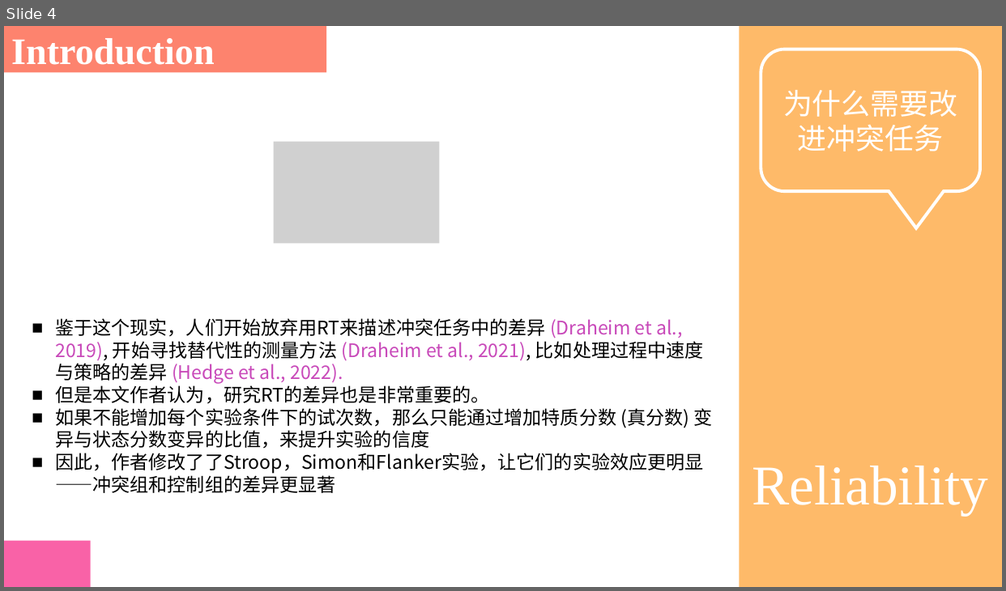
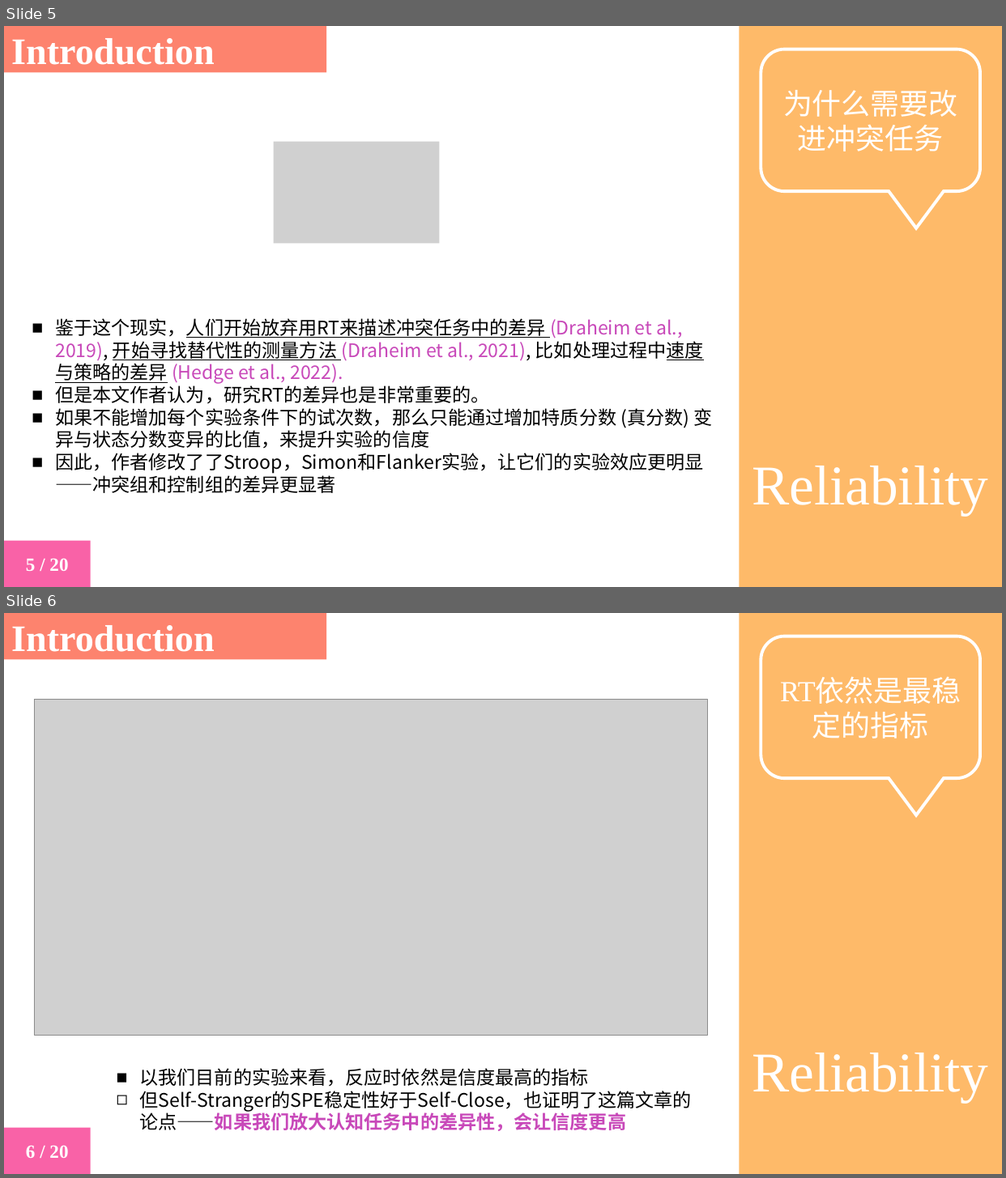
Before and after one commit to yuki-961004/Presentation, a slide deck: 230525_Reliability/2023_Nature_Kucina.pptx. Shown one above the other, each under a label of ours: slide 4 before the commit, slides 5 and 6 after it. The pictures are 1006x591 and 1006x1178 pixels, drawn with LibreOffice and Linux fonts; fonts in the diff are those of the drawing; grey boxes stand for pictures. Boxes give left, top, right and bottom in pixels: in the first picture for what was removed or moved away, otherwise in the second. Text is boxed around its words. In the diff, an @@ line names an element or a change of style, - is before the commit and + after.

Commit message:
reliability done

```diff
--- a/230525_Reliability/2023_Nature_Kucina.pptx
+++ b/230525_Reliability/2023_Nature_Kucina.pptx
@@ slide 6 added at (x1=4, y1=613, x2=1002, y2=1174), background #FFFFFF @@
@@ rectangle added at (x1=4, y1=613, x2=326, y2=659), fill #FD836E, 36 pt, text #FFFFFF, bold @@
+Introduction
@@ rectangle added at (x1=739, y1=613, x2=1002, y2=1174), fill #FEBA69, 54 pt, text #FFFFFF @@
+Reliability
@@ rounded speech box added at (x1=761, y1=636, x2=980, y2=778), outline #FFFFFF 3 pt, 28 pt, text #FFFFFF @@
+RT依然是最稳定的指标
@@ picture added at (x1=35, y1=699, x2=708, y2=1035) @@
@@ text added at (x1=140, y1=1068, x2=692, y2=1131), 18 pt, text #000000 @@
+■ 以我们目前的实验来看，反应时依然是信度最高的指标
+◻ 但Self-Stranger的SPE稳定性好于Self-Close，也证明了这篇文章的论点——如果我们放大认知任务中的差异性，会让信度更高
@@ rectangle added at (x1=4, y1=1128, x2=90, y2=1174), fill #F962A7, 18 pt, text #FFFFFF, bold @@
+6 / 20
@@ what was slide 4 is now slide 5 @@
@@ slide 5 changed as well @@
@@ text at (x1=55, y1=318, x2=704, y2=384): underline on in "鉴于这个现实，人们开始放弃用RT来描述冲突任务中的差异 开始寻找替代性的测量方法 比如处理过程中速度与策略的差异" @@
@@ text in rectangle at (x1=26, y1=558, x2=68, y2=571): text added @@
+5 / 20
```
Also in this commit, not shown: 14 other slides changed, 4 other slides added.
